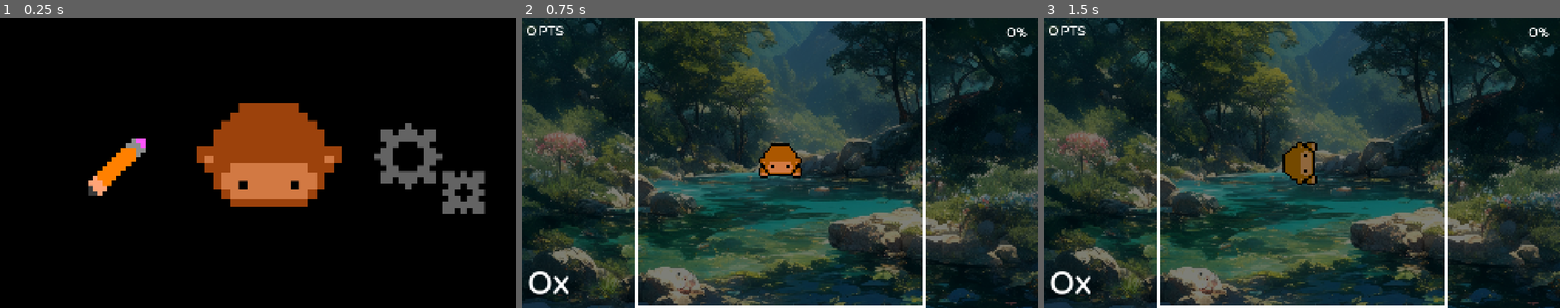
Above: before the commit, frames 1-3 (left to right).
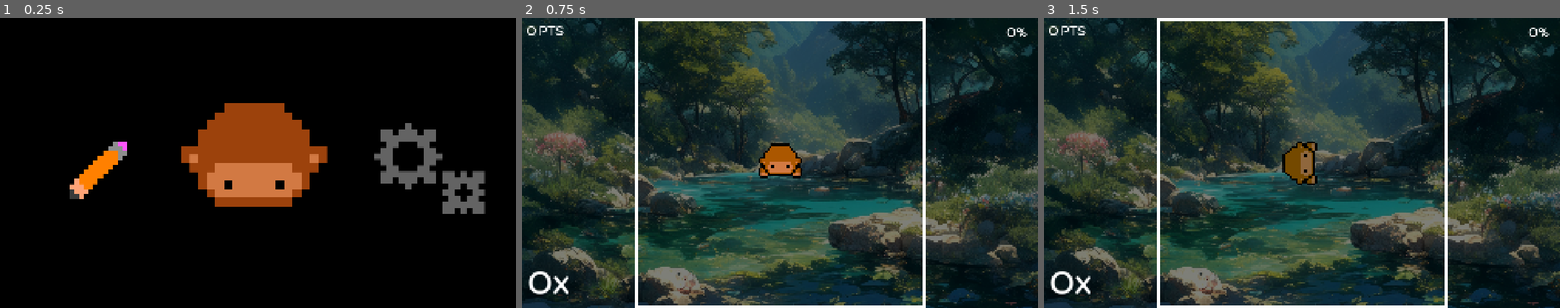
Above: after the commit, the same moments.

Repository: JosephK04/MonkeBeat
Game: Godot game, scene res://src/levels/main_menu.tscn
Two runs of this game, one before a commit and one after it. Both use one fixed random seed, a clock stepped at 60 frames per second and the inputs below. Sound files missing from this copy of the repository are replaced by a short silence.
Inputs (mouse positions are in pixels of both pictures, inside the frame that each line leads up to; where the layout moved, square brackets give the same spot in the first picture):
- Up to frame 1 (0.25 s): no input
- Up to frame 2 (0.75 s): click (780, 163) [795, 163] at 0.5 s
- Up to frame 3 (1.5 s): tap Enter at 1.25 s; move the mouse to (1415, 148) at 1.27 s; hold D (face_right) from 1.28 s (still down); hold K (click) from 1.28 s (still down)

The runs differ from the first frame. In frame 1, 4.3% of the frame differs, in the area x 13-67%, y 29-66%; in frame 2, nothing differs; in frame 3, nothing differs.

Commit message:
centering main screen

Diff:
--- a/src/levels/main_menu.tscn
+++ b/src/levels/main_menu.tscn
@@ -22,10 +22,10 @@
 
 [node name="Start" type="TextureButton" parent="Control"]
 layout_mode = 0
-offset_left = 504.0
-offset_top = 30.0
-offset_right = 1528.0
-offset_bottom = 1054.0
+offset_left = 448.0
+offset_top = 28.0
+offset_right = 1472.0
+offset_bottom = 1052.0
 texture_normal = ExtResource("1_pcjj0")
 texture_hover = ExtResource("2_hw13d")
 texture_click_mask = ExtResource("3_3k0q2")
@@ -44,10 +44,10 @@
 
 [node name="Edit" type="TextureButton" parent="Control"]
 layout_mode = 0
-offset_left = -44.0
-offset_top = 58.0
-offset_right = 980.0
-offset_bottom = 1082.0
+offset_left = -112.0
+offset_top = 70.0
+offset_right = 912.0
+offset_bottom = 1094.0
 scale = Vector2(0.555, 0.555)
 pivot_offset = Vector2(460.205, 468.23)
 texture_normal = ExtResource("7_nprcd")
Binary file changed: index.icon.png
Binary file changed: index.png
Not shown, changed: index.html
Not shown, changed: index.pck
